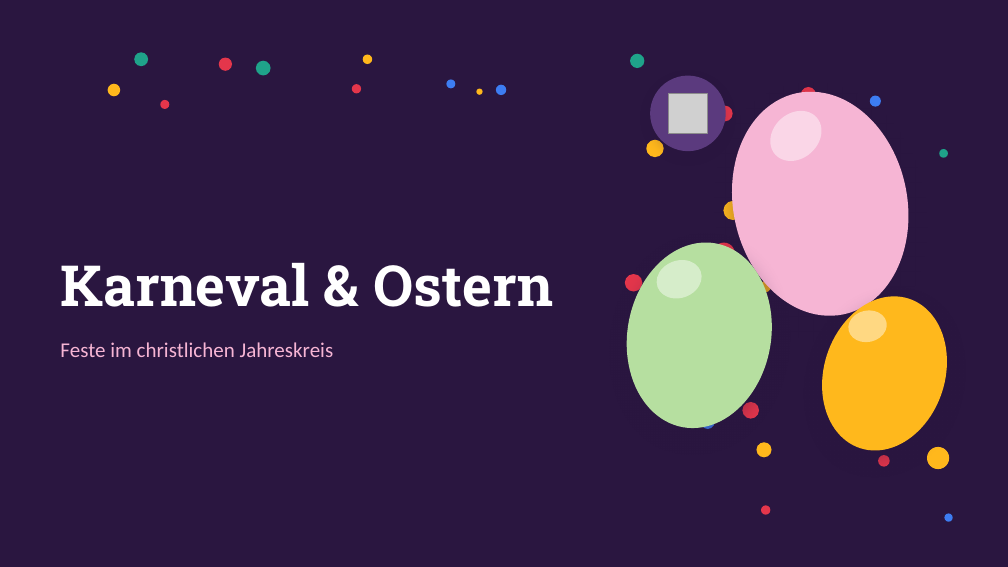
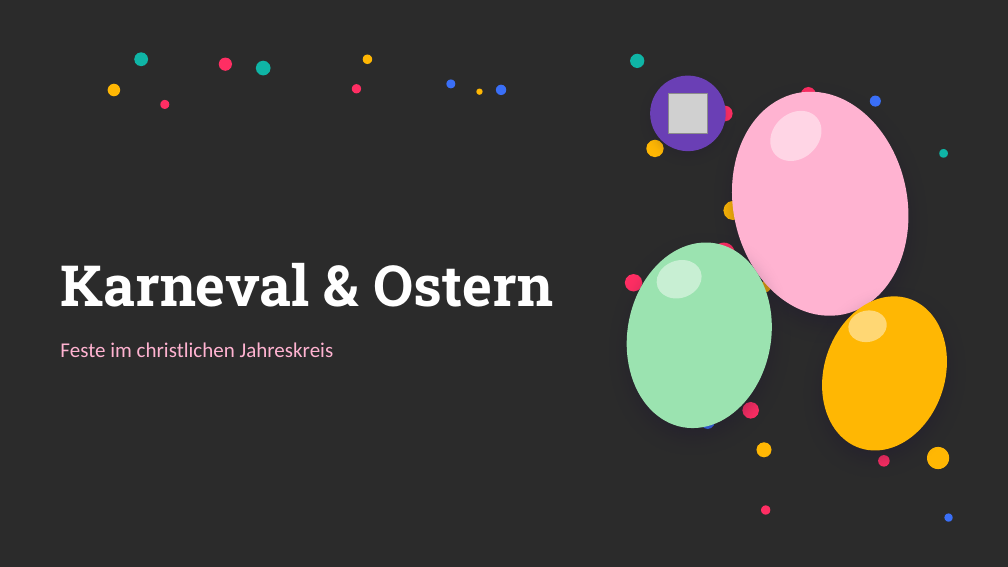
Before and after one commit to Flxrian/Erinnerung, a slide deck: slide 1 of Karneval_und_Ostern.pptx. Drawn at 1008x567 pixels with LibreOffice and Linux fonts; fonts in the diff are those of the drawing; grey boxes stand for pictures; background and template pictures are left out; a plain dark background stands for a picture behind light text. Boxes give left, top, right and bottom in pixels: in the first picture for what was removed or moved away, otherwise in the second. Text is boxed around its words. In the diff, an @@ line names an element or a change of style, - is before the commit and + after.

```diff
--- a/Karneval_und_Ostern.pptx
+++ b/Karneval_und_Ostern.pptx
@@ background #2A1640 to picture (left out) @@
@@ fill #1FA38A to #0FB5A6 in 6 elements at (x1=922, y1=324, x2=931, y2=333), (x1=699, y1=113, x2=716, y2=131), (x1=939, y1=149, x2=948, y2=158), (x1=630, y1=54, x2=644, y2=68), (x1=256, y1=60, x2=271, y2=76), (x1=135, y1=52, x2=148, y2=66) @@
@@ fill #E4364B to #FF2E63 in 10 elements at (x1=801, y1=87, x2=816, y2=102), (x1=625, y1=274, x2=643, y2=291), (x1=761, y1=505, x2=771, y2=514), (x1=717, y1=106, x2=733, y2=122), (x1=743, y1=402, x2=759, y2=419), (x1=713, y1=243, x2=735, y2=265), (x1=879, y1=455, x2=890, y2=467), (x1=160, y1=100, x2=169, y2=109), (x1=352, y1=84, x2=361, y2=93), (x1=219, y1=57, x2=232, y2=71) @@
@@ fill #FFB81C to #FFB703 in 9 elements at (x1=760, y1=281, x2=771, y2=293), (x1=752, y1=303, x2=762, y2=314), (x1=724, y1=201, x2=743, y2=220), (x1=647, y1=140, x2=664, y2=157), (x1=757, y1=442, x2=772, y2=457), (x1=927, y1=447, x2=949, y2=469), (x1=363, y1=54, x2=373, y2=64), (x1=476, y1=88, x2=482, y2=95), (x1=107, y1=84, x2=120, y2=97) @@
@@ fill #3D7DF2 to #3A6FF7 in 6 elements at (x1=701, y1=415, x2=715, y2=429), (x1=944, y1=513, x2=953, y2=522), (x1=845, y1=349, x2=859, y2=363), (x1=870, y1=95, x2=882, y2=107), (x1=496, y1=85, x2=507, y2=95), (x1=446, y1=79, x2=455, y2=88) @@
@@ ellipse at (x1=650, y1=76, x2=726, y2=151): fill #5B3A7E to #6A3FB5; shadow changed @@
@@ ellipse at (x1=712, y1=75, x2=929, y2=332): fill #F6B5D4 to #FFB3D1; shadow changed @@
@@ ellipse at (x1=613, y1=231, x2=786, y2=440): fill #B6DFA0 to #9BE3B0; shadow changed @@
@@ ellipse at (x1=803, y1=280, x2=967, y2=467): fill #FFB81C to #FFB703; shadow changed @@
@@ text "Feste im christlichen Jahreskreis" at (x1=60, y1=342, x2=334, y2=357): text colour #F6B5D4 to #FFB3D1 @@
```
Also in this commit, not shown: 17 other slides changed.
